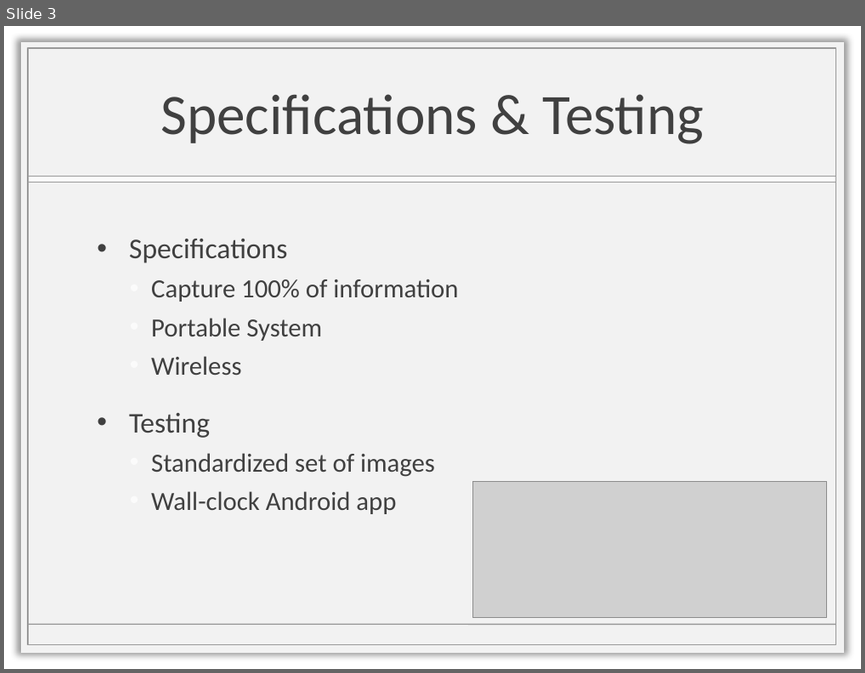
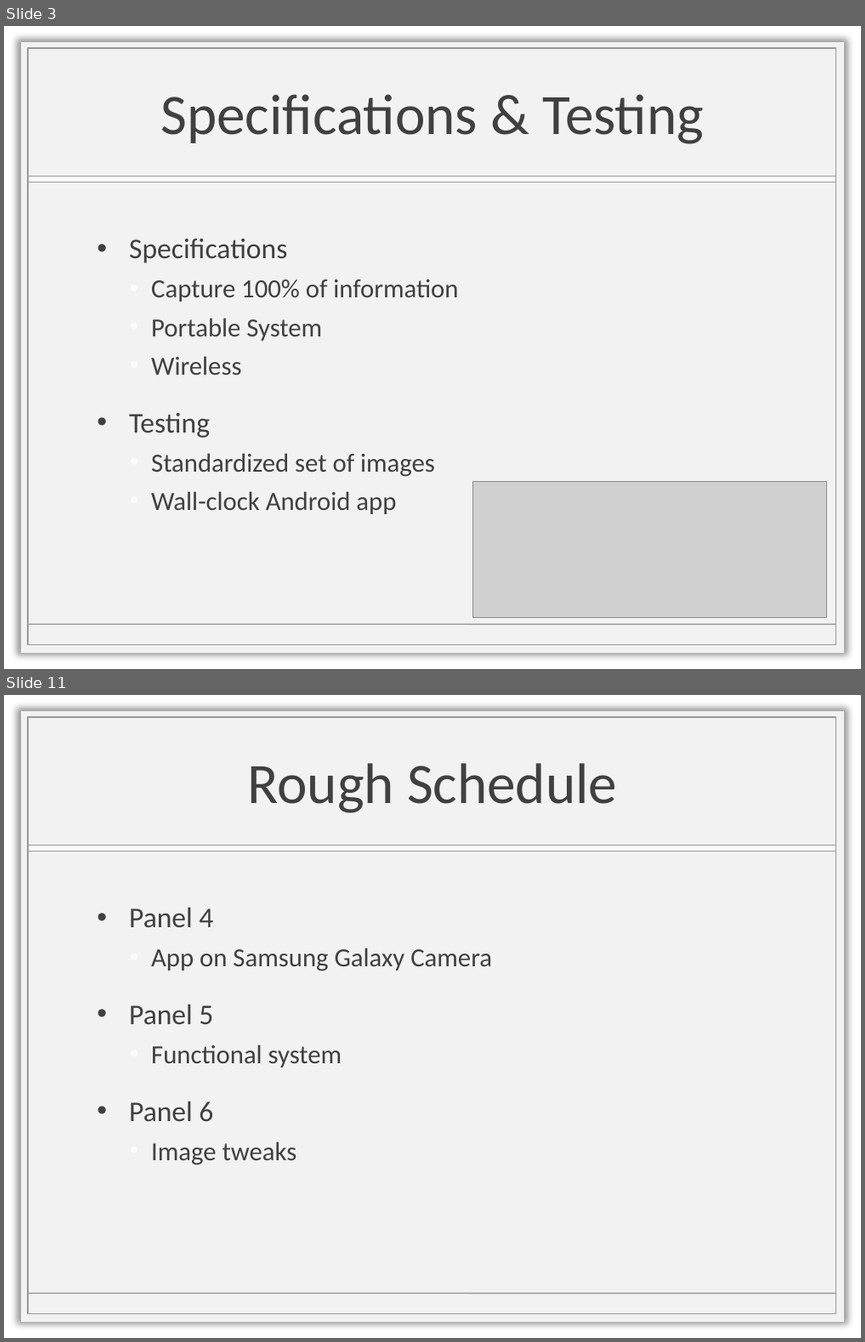
Before and after one commit to griffindunn/ProPANE, a slide deck: EOS/Panel3.pptx. Shown one above the other, each under a label of ours: slide 3 before the commit, slides 3 and 11 after it; the slides between them are not shown. The pictures are 865x673 and 865x1342 pixels, drawn with LibreOffice and Linux fonts; fonts in the diff are those of the drawing; grey boxes stand for pictures; background and template pictures are left out. Boxes give left, top, right and bottom in pixels: in the first picture for what was removed or moved away, otherwise in the second. Text is boxed around its words. In the diff, an @@ line names an element or a change of style, - is before the commit and + after.

```diff
--- a/EOS/Panel3.pptx
+++ b/EOS/Panel3.pptx
@@ slide 11 added at (4, 695, 861, 1338), background picture (left out); not listed: 4 template elements that a slide beside it also shows @@
@@ title added at (247, 763, 617, 813), 48 pt, text #404040 @@
+Rough Schedule
@@ text added at (129, 907, 492, 1165), 22 pt, text #404040 @@
+• Panel 4
+  • App on Samsung Galaxy Camera
+• Panel 5
+  • Functional system
+• Panel 6
+  • Image tweaks
```
Also in this commit, not shown: 1 slide changed, 7 other slides added, 2 other files.
